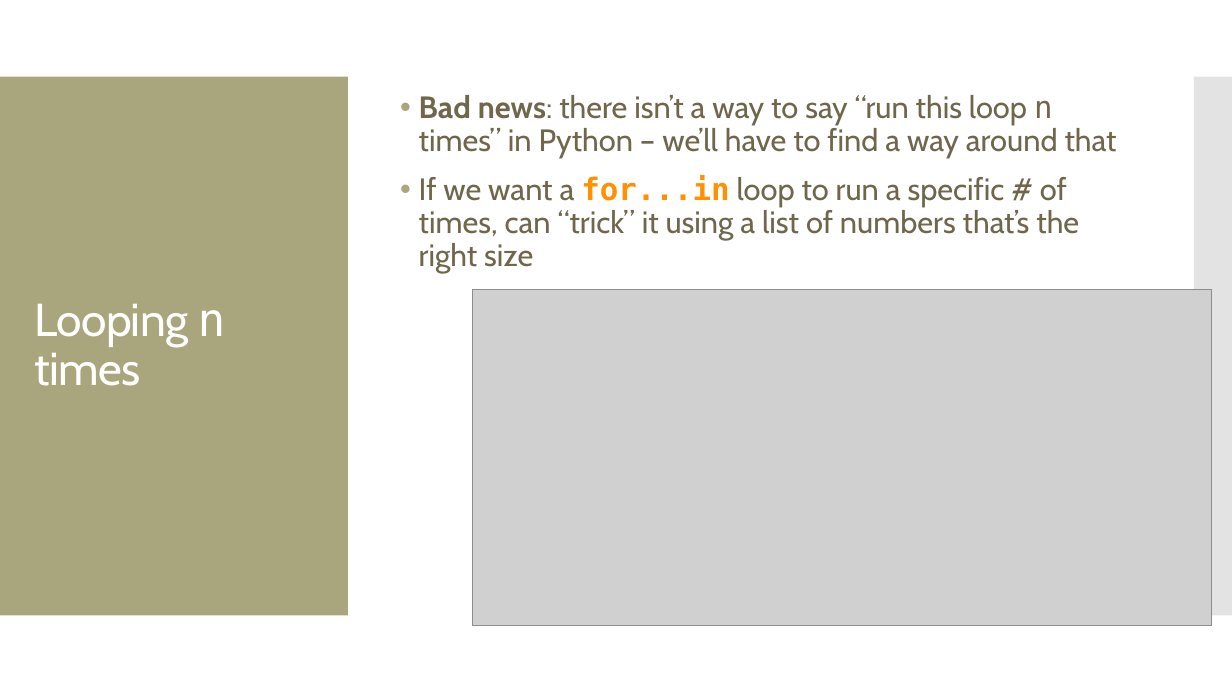
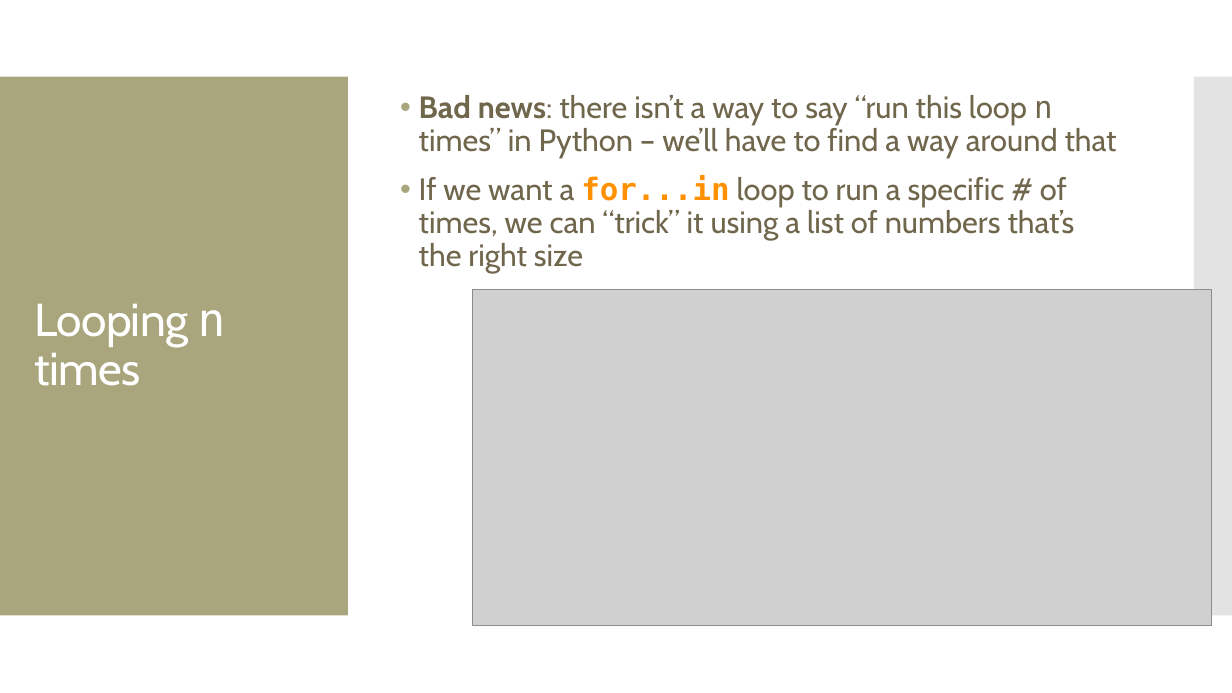
Before and after one commit to amosca01/CAIS117-S24, a slide deck: slide 27 of slides/17-for-loops.pptx (slide 10 before the commit). Drawn at 1232x693 pixels with LibreOffice and Linux fonts; fonts in the diff are those of the drawing; grey boxes stand for pictures. Boxes give left, top, right and bottom in pixels: in the first picture for what was removed or moved away, otherwise in the second. Text is boxed around its words. In the diff, an @@ line names an element or a change of style, - is before the commit and + after.

```diff
--- a/slides/17-for-loops.pptx
+++ b/slides/17-for-loops.pptx
@@ text at (419, 175, 1075, 273): text changed @@
-• If we want a for...in loop to run a specific # of times, can “trick” it using a list of numbers that’s the right size
+• If we want a for...in loop to run a specific # of times, we can “trick” it using a list of numbers that’s the right size
```
Also in this commit, not shown: 6 other slides changed, 17 slides added, 5 slides removed, 15 other files.
